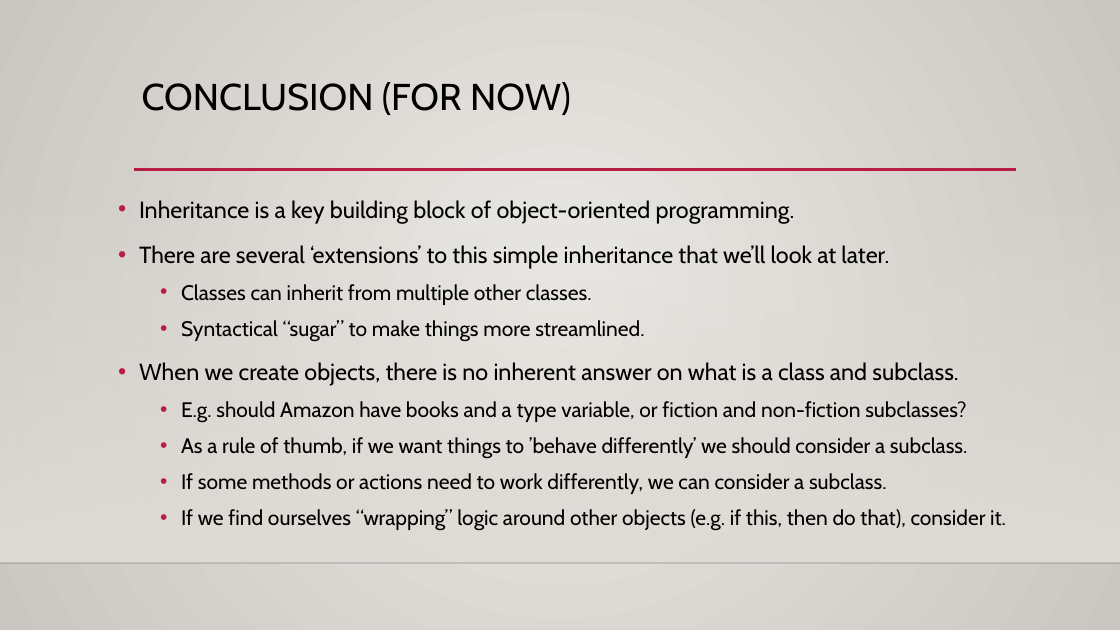
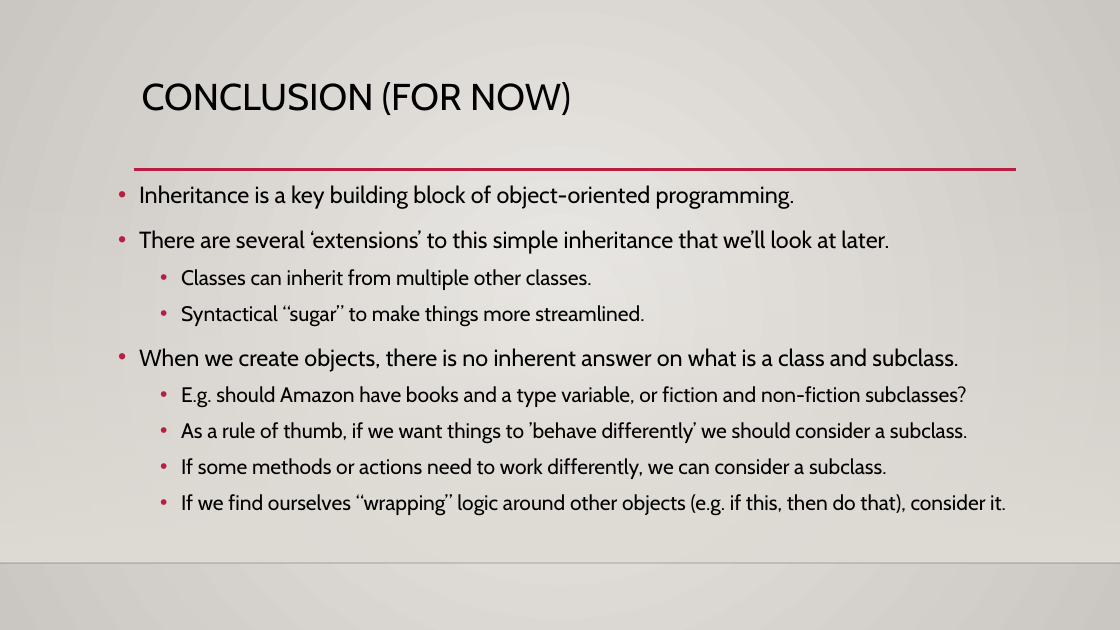
Before and after one commit to okohnkay/Programming_Basics_for_ML, a slide deck: slide 17 of course_material/slides/inheritance.pptx. Drawn at 1120x630 pixels with LibreOffice and Linux fonts; fonts in the diff are those of the drawing; background and template pictures are left out. Boxes give left, top, right and bottom in pixels: in the first picture for what was removed or moved away, otherwise in the second. Text is boxed around its words. In the diff, an @@ line names an element or a change of style, - is before the commit and + after.

```diff
--- a/course_material/slides/inheritance.pptx
+++ b/course_material/slides/inheritance.pptx
@@ text "Inheritance is a key building ...": place and size @@
-text "Inheritance is a key building ..." at [139, 200, 1006, 531]
+text "Inheritance is a key building ..." at [139, 185, 1006, 516]
```
Also in this commit, not shown: 1 other slide changed.
